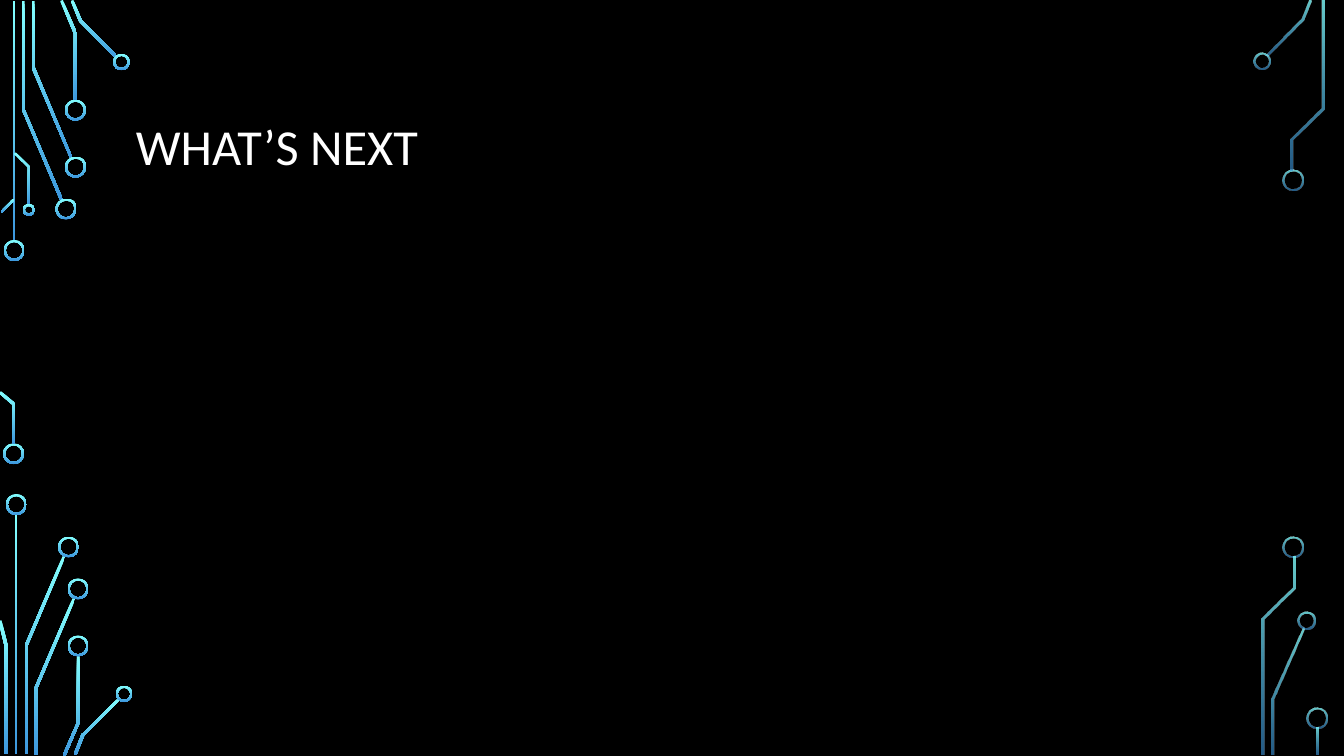
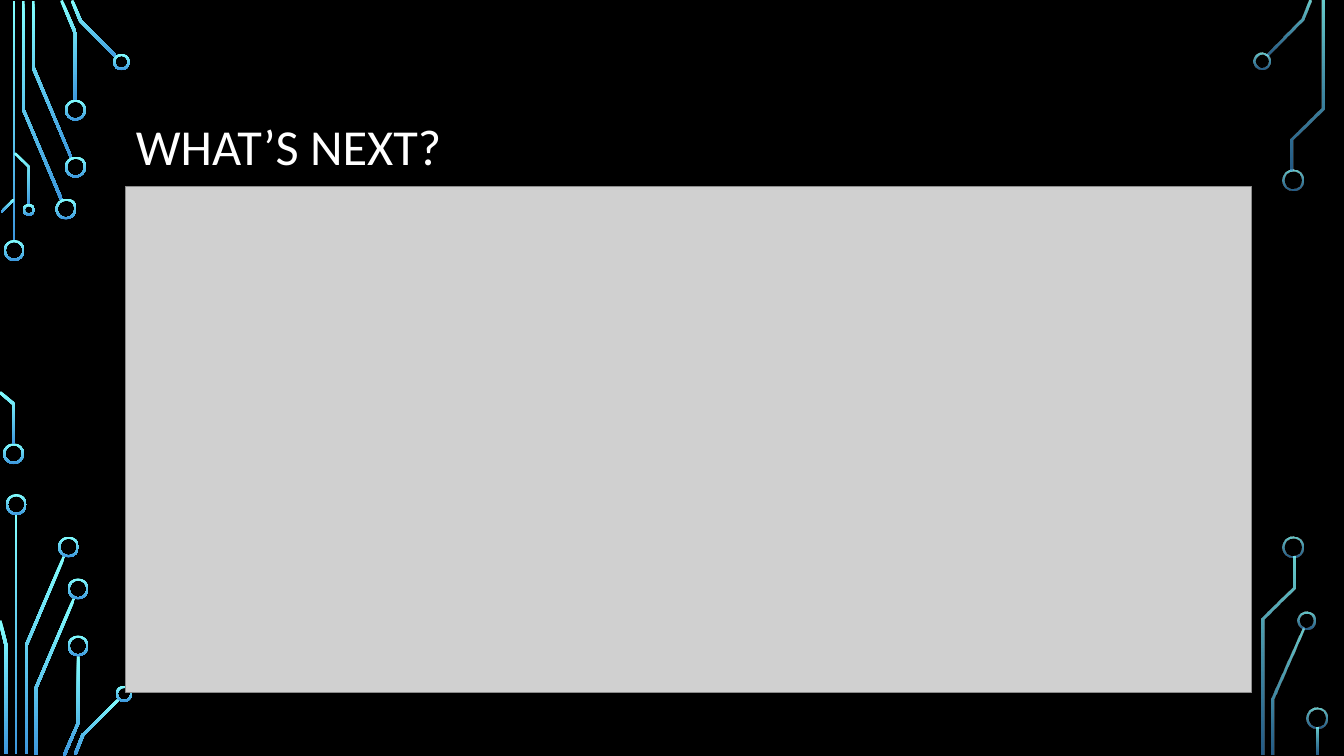
Before and after one commit to ChrisHarrold/PiWorkshop, a slide deck: slide 7 of Sounds/intro to building with raspberry pi.pptx. Drawn at 1344x756 pixels with LibreOffice and Linux fonts; fonts in the diff are those of the drawing; grey boxes stand for pictures; background and template pictures are left out. Boxes give left, top, right and bottom in pixels: in the first picture for what was removed or moved away, otherwise in the second. Text is boxed around its words. In the diff, an @@ line names an element or a change of style, - is before the commit and + after.

```diff
--- a/Sounds/intro to building with raspberry pi.pptx
+++ b/Sounds/intro to building with raspberry pi.pptx
@@ title at (x1=136, y1=129, x2=441, y2=166): text changed @@
-WHAT’S NEXT
+WHAT’S NEXT?
@@ picture added at (x1=126, y1=187, x2=1252, y2=694) @@
```
Also in this commit, not shown: 3 slides added, 2 slides removed, 1 other file.
